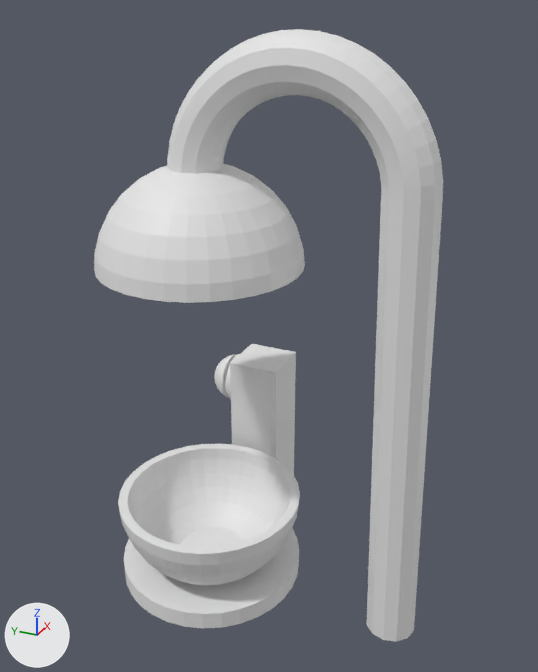
The Blender file Models/SpawnerProtV2.0.blend as it was, and as the next commit left it.
Rendered twice from a camera (50 mm lens) standing at (-6.06, -3.38, 5.98) and looking at (0.18, -0.58, 2.86). The axes (+X, +Y, +Z) are drawn at lower left. The lights are the same throughout.
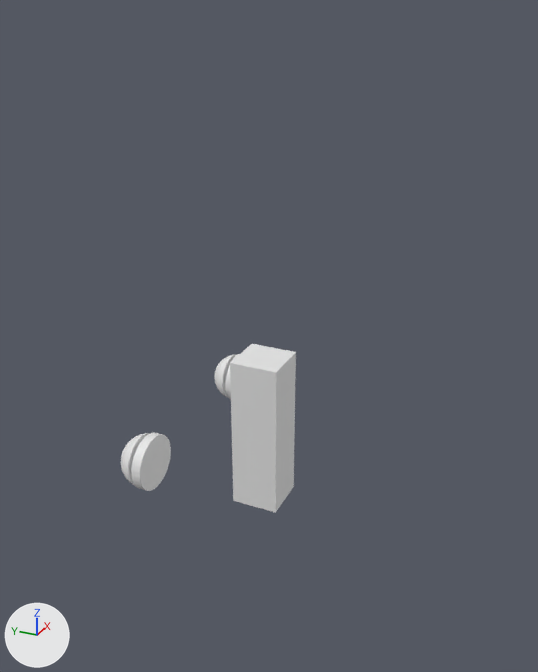
Where the change shows, as pixel boxes [x1, y1, x2, y2] in the pictures (538 x 672 px):
'Torus.004', deleted
    before: [167, 29, 443, 642]
'Sphere.002', deleted
    before: [94, 164, 305, 303]
'Sphere', deleted
    before: [118, 444, 300, 585]
'Cylinder', moved, turned, rescaled (not visible afterwards)
    before: [124, 527, 299, 628]
'Cylinder.004', added
    after: [131, 432, 171, 491]
'Sphere.003', added
    after: [121, 433, 149, 485]

Patch to the scene script:
```diff
--- a/Models/SpawnerProtV2.0.blend.py
+++ b/Models/SpawnerProtV2.0.blend.py
@@ ob_cylinder @@
 ob_cylinder = bpy.data.objects.new('Cylinder', me_cylinder_005)
-ob_cylinder.location = (-0.13, 0.0, 0.1)
-ob_cylinder.scale = (1.0, 1.0, 0.1)
+ob_cylinder.location = (-0.72, 0.4, 1.66)
+ob_cylinder.rotation_euler = (1.571, 0.0, 0.0)  # degrees (90, 0, 0)
+ob_cylinder.scale = (0.05, 0.05, 0.05)
@@ ob_sphere @@
-ob_sphere = bpy.data.objects.new('Sphere', me_sphere_001)
-ob_sphere.location = (-0.13, 0.0, 1.01)
@@ ob_torus_004 @@
-ob_torus_004 = bpy.data.objects.new('Torus.004', me_torus_004)
-ob_torus_004.location = (-0.15, -0.99, 4.49)
-ob_torus_004.rotation_euler = (0.0, 1.571, 0.0)  # degrees (0, 90, 0)
@@ ob_sphere_002 @@
-ob_sphere_002 = bpy.data.objects.new('Sphere.002', me_sphere_004)
-ob_sphere_002.location = (-0.13, 0.0, 3.6)
-ob_sphere_002.rotation_euler = (0.0, 3.142, 0.0)  # degrees (0, 180, 0)
@@ ob_cylinder_004 @@
+ob_cylinder_004 = bpy.data.objects.new('Cylinder.004', me_cylinder_006.copy())  # the mesh of ob_cylinder_001
+ob_cylinder_004.location = (-0.72, 0.33, 1.66)
+ob_cylinder_004.rotation_euler = (1.571, 0.0, 0.0)  # degrees (90, 0, 0)
+ob_cylinder_004.scale = (0.29, 0.29, 0.05)
@@ ob_sphere_003 @@
+ob_sphere_003 = bpy.data.objects.new('Sphere.003', me_sphere_003.copy())  # the mesh of ob_sphere_001
+ob_sphere_003.location = (-0.72, 0.37, 1.66)
+ob_sphere_003.scale = (0.28, 0.28, 0.28)
```
